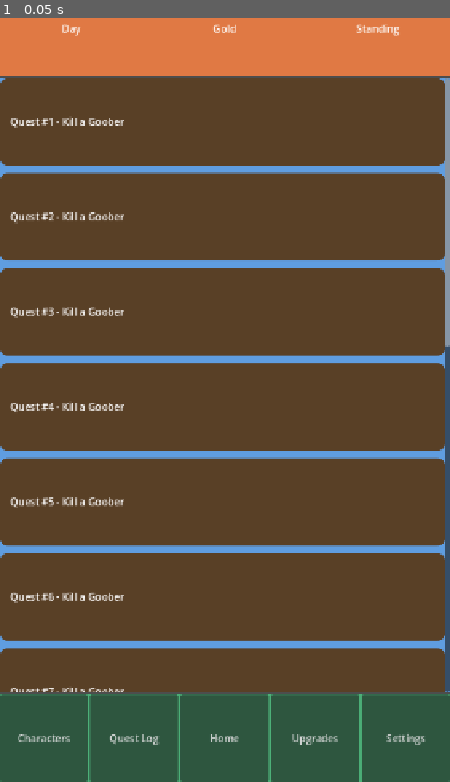
Above: before the commit, frame 1.
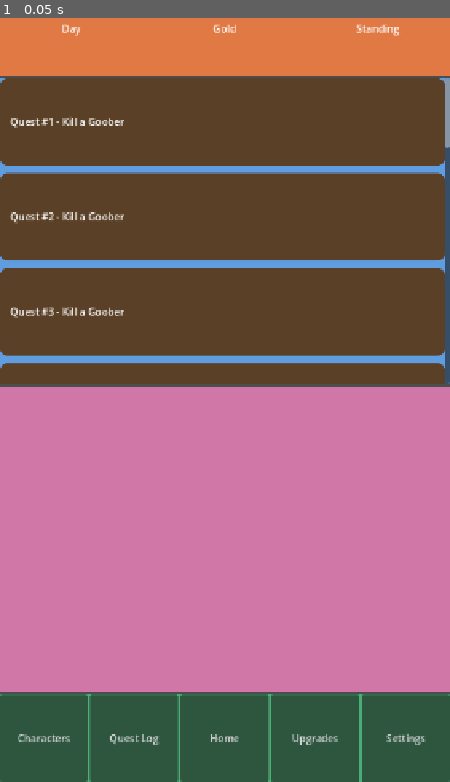
Above: after the commit, the same moment.

Repository: ActuallySanta/Fantasy-Guild-Manager
Game: Godot game, scene res://Scenes/UI/home_ui_prototype.tscn
Same seed, same stepped clock (60 frames per second), same inputs: the game is played once before the commit and once after it. This scene is started directly instead of the project's main scene.
Inputs:
- Up to frame 1 (0.05 s): no input

The runs differ from the first frame. In frame 1, 41% of the frame differs, in the area x 0-100%, y 16-89%.

Commit message:
started making components for UI mockup

Diff:
--- /dev/null
+++ b/Scenes/UI/character_button.tscn
@@ -0,0 +1,7 @@
+[gd_scene format=3 uid="uid://dpm6emiryhpli"]
+
+[ext_resource type="Script" uid="uid://cavuwmefgps7k" path="res://Scripts/UI/character_button.gd" id="1_adgl6"]
+
+[node name="CharacterButton" type="Button" unique_id=392331668]
+custom_minimum_size = Vector2(120, 120)
+script = ExtResource("1_adgl6")
--- /dev/null
+++ b/Scenes/UI/character_slot.tscn
@@ -0,0 +1,12 @@
+[gd_scene format=3 uid="uid://dg4nof6agukj8"]
+
+[ext_resource type="Script" uid="uid://bqq7jgtixa04r" path="res://Scripts/UI/character_slot.gd" id="1_udutr"]
+
+[node name="CharacterSlot" type="Button" unique_id=1702092992]
+custom_minimum_size = Vector2(110, 110)
+offset_right = 110.0
+offset_bottom = 110.0
+tooltip_text = "+ "
+text = "+"
+clip_text = true
+script = ExtResource("1_udutr")
--- a/Scenes/UI/home_ui_prototype.tscn
+++ b/Scenes/UI/home_ui_prototype.tscn
@@ -1,12 +1,15 @@
 [gd_scene format=3 uid="uid://dq7cb1c5woaat"]
 
-[ext_resource type="Script" uid="uid://bhe1jngvui4kr" path="res://Scripts/Test Scripts/test_content.gd" id="1_dh3ed"]
+[ext_resource type="Script" uid="uid://bhe1jngvui4kr" path="res://Scripts/Test Scripts/test_quests.gd" id="1_dh3ed"]
 
 [sub_resource type="StyleBoxFlat" id="StyleBoxFlat_g4v7s"]
 bg_color = Color(0.87635714, 0.47655976, 0.26507115, 1)
 
 [sub_resource type="StyleBoxFlat" id="StyleBoxFlat_yf5fn"]
 bg_color = Color(0.37345314, 0.61593235, 0.87967634, 1)
+
+[sub_resource type="StyleBoxFlat" id="StyleBoxFlat_dh3ed"]
+bg_color = Color(0.81872517, 0.46824145, 0.6578071, 1)
 
 [sub_resource type="StyleBoxFlat" id="StyleBoxFlat_57qmd"]
 bg_color = Color(0.29879028, 0.69022816, 0.47103286, 1)
@@ -75,6 +78,20 @@
 theme_override_constants/separation = 12
 script = ExtResource("1_dh3ed")
 
+[node name="Roster" type="PanelContainer" parent="MarginContainer/VBoxContainer" unique_id=1362079796]
+layout_mode = 2
+size_flags_vertical = 3
+theme_override_styles/panel = SubResource("StyleBoxFlat_dh3ed")
+
+[node name="RosterScroll" type="ScrollContainer" parent="MarginContainer/VBoxContainer/Roster" unique_id=827291821]
+layout_mode = 2
+horizontal_scroll_mode = 0
+
+[node name="CharList" type="VBoxContainer" parent="MarginContainer/VBoxContainer/Roster/RosterScroll" unique_id=160377349]
+layout_mode = 2
+size_flags_horizontal = 3
+theme_override_constants/separation = 12
+
 [node name="NavBar" type="PanelContainer" parent="MarginContainer/VBoxContainer" unique_id=529664223]
 custom_minimum_size = Vector2(0, 140)
 layout_mode = 2
@@ -83,27 +100,27 @@
 [node name="HBoxContainer" type="HBoxContainer" parent="MarginContainer/VBoxContainer/NavBar" unique_id=1453415893]
 layout_mode = 2
 
-[node name="Button" type="Button" parent="MarginContainer/VBoxContainer/NavBar/HBoxContainer" unique_id=491293372]
+[node name="CharButton" type="Button" parent="MarginContainer/VBoxContainer/NavBar/HBoxContainer" unique_id=491293372]
 layout_mode = 2
 size_flags_horizontal = 3
 text = "Characters"
 
-[node name="Button2" type="Button" parent="MarginContainer/VBoxContainer/NavBar/HBoxContainer" unique_id=2100987524]
+[node name="LogButton" type="Button" parent="MarginContainer/VBoxContainer/NavBar/HBoxContainer" unique_id=2100987524]
 layout_mode = 2
 size_flags_horizontal = 3
 text = "Quest Log"
 
-[node name="Button3" type="Button" parent="MarginContainer/VBoxContainer/NavBar/HBoxContainer" unique_id=2031683743]
+[node name="HomeButton" type="Button" parent="MarginContainer/VBoxContainer/NavBar/HBoxContainer" unique_id=2031683743]
 layout_mode = 2
 size_flags_horizontal = 3
 text = "Home"
 
-[node name="Button4" type="Button" parent="MarginContainer/VBoxContainer/NavBar/HBoxContainer" unique_id=97551426]
+[node name="UpgrButton" type="Button" parent="MarginContainer/VBoxContainer/NavBar/HBoxContainer" unique_id=97551426]
 layout_mode = 2
 size_flags_horizontal = 3
 text = "Upgrades"
 
-[node name="Button5" type="Button" parent="MarginContainer/VBoxContainer/NavBar/HBoxContainer" unique_id=1987690344]
+[node name="SetngButton" type="Button" parent="MarginContainer/VBoxContainer/NavBar/HBoxContainer" unique_id=1987690344]
 layout_mode = 2
 size_flags_horizontal = 3
 text = "Settings"
--- /dev/null
+++ b/Scenes/UI/quest_card.tscn
@@ -0,0 +1,55 @@
+[gd_scene format=3 uid="uid://cawb7mk4rfspb"]
+
+[ext_resource type="Script" uid="uid://xg2v4wui5u2f" path="res://Scripts/UI/quest_card.gd" id="1_2l84y"]
+
+[sub_resource type="StyleBoxFlat" id="StyleBoxFlat_g4v7s"]
+content_margin_left = 16.0
+content_margin_top = 16.0
+content_margin_right = 16.0
+content_margin_bottom = 16.0
+bg_color = Color(0.51, 0.32639998, 0.20399998, 1)
+corner_radius_top_left = 12
+corner_radius_top_right = 12
+corner_radius_bottom_right = 12
+corner_radius_bottom_left = 12
+
+[sub_resource type="StyleBoxFlat" id="StyleBoxFlat_yf5fn"]
+bg_color = Color(0.36265266, 0.68963057, 0.33873305, 1)
+
+[node name="QuestCard" type="PanelContainer" unique_id=529307882]
+anchors_preset = 10
+anchor_right = 1.0
+offset_bottom = 134.0
+grow_horizontal = 2
+size_flags_horizontal = 3
+theme_override_styles/panel = SubResource("StyleBoxFlat_g4v7s")
+script = ExtResource("1_2l84y")
+
+[node name="Columns" type="VBoxContainer" parent="." unique_id=176634260]
+layout_mode = 2
+theme_override_constants/separation = 12
+
+[node name="Header" type="HBoxContainer" parent="Columns" unique_id=519207857]
+layout_mode = 2
+theme_override_constants/separation = 16
+
+[node name="TitleLabel" type="Label" parent="Columns/Header" unique_id=1440284809]
+unique_name_in_owner = true
+layout_mode = 2
+size_flags_horizontal = 3
+text = "Quest Title"
+vertical_alignment = 1
+autowrap_mode = 3
+
+[node name="AcceptButton" type="Button" parent="Columns/Header" unique_id=188973484]
+unique_name_in_owner = true
+custom_minimum_size = Vector2(160, 90)
+layout_mode = 2
+theme_override_styles/normal = SubResource("StyleBoxFlat_yf5fn")
+text = "Accept"
+
+[node name="SlotRow" type="HFlowContainer" parent="Columns" unique_id=851287851]
+unique_name_in_owner = true
+layout_mode = 2
+theme_override_constants/h_separation = 12
+theme_override_constants/v_separation = 12
--- /dev/null
+++ b/Scripts/Test Scripts/test_quest_card.gd
@@ -0,0 +1,88 @@
+# Creates a template for quests on the UI with
+# an accept button and slots to assign characters
+class_name QuestCard
+
+extends PanelContainer
+
+# triggers when play accepts quest
+signal accepted(quest)
+
+# triggers when a character is added or removed from quest
+# the party array is the characters that are in the slots
+# for the quest
+signal party_changed(quest, party: Array)
+
+var quest
+
+# keeps track of the cards slots
+var slots: Array[CharacterSlot] = []
+
+# refs to nodes we need to change later
+var _accept_button: Button
+var _slot_row: HFlowContainer
+
+# called by quest_list.gd after creating the card
+func setup(data) -> void:
+	quest = data
+	_build()
+
+# build card at runtime instead of new scene (lowkey might change later)
+func _build() -> void:
+	# Stretch the card across the full width of the list.
+	size_flags_horizontal = Control.SIZE_EXPAND_FILL
+
+	# Card background
+	var style := StyleBoxFlat.new()
+	style.bg_color = Color(0.35, 0.25, 0.15)
+	style.set_corner_radius_all(12)
+	style.set_content_margin_all(16)
+	add_theme_stylebox_override("panel", style)
+
+	# The card holds one column: header on top, slots underneath.
+	var column := VBoxContainer.new()
+	column.add_theme_constant_override("separation", 12)
+	add_child(column)
+
+	# header row
+	var header := HBoxContainer.new()
+	header.add_theme_constant_override("separation", 16)
+	column.add_child(header)
+	var title := Label.new()
+	title.text = str(quest.get("title"))
+	title.size_flags_horizontal = Control.SIZE_EXPAND_FILL
+	title.vertical_alignment = VERTICAL_ALIGNMENT_CENTER
+	title.autowrap_mode = TextServer.AUTOWRAP_WORD_SMART
+	header.add_child(title)
+	_accept_button = Button.new()
+	_accept_button.text = "Accept"
+	_accept_button.custom_minimum_size = Vector2(160, 90)
+	_accept_button.pressed.connect(_on_accept_pressed)
+	header.add_child(_accept_button)
+
+	# slot row
+	_slot_row = HFlowContainer.new()
+	_slot_row.add_theme_constant_override("h_separation", 12)
+	_slot_row.add_theme_constant_override("v_separation", 12)
+	_slot_row.visible = false
+	column.add_child(_slot_row)
+
+	# Make as many slots as the quest asks for.
+	for i in int(quest.get("slots")):
+		var slot := CharacterSlot.new()
+		slot.changed.connect(_on_slot_changed)
+		_slot_row.add_child(slot)
+		slots.append(slot)
+
+# Runs when the Accept/Cancel button is pressed
+# toggles between open and closed
+func _on_accept_pressed() -> void:
+	var is_open := not _slot_row.visible
+	_slow_row.visible = is_open
+	_accept_button.text = "Cancel" if is_open else "Accept"
+
+	if is_open:
+		accepted.emit(quest)
+	else:
+		# Empty every slot and send characters back
+		for slot in slots:
+			slot.assign(null)
--- /dev/null
+++ b/Scripts/UI/character_button.gd
@@ -0,0 +1,11 @@
+extends Button
+
+
+# Called when the node enters the scene tree for the first time.
+func _ready() -> void:
+	pass # Replace with function body.
+
+
+# Called every frame. 'delta' is the elapsed time since the previous frame.
+func _process(delta: float) -> void:
+	pass
--- /dev/null
+++ b/Scripts/UI/character_slot.gd
@@ -0,0 +1,11 @@
+extends Button
+
+
+# Called when the node enters the scene tree for the first time.
+func _ready() -> void:
+	pass # Replace with function body.
+
+
+# Called every frame. 'delta' is the elapsed time since the previous frame.
+func _process(delta: float) -> void:
+	pass
--- /dev/null
+++ b/Scripts/UI/quest_card.gd
@@ -0,0 +1,11 @@
+extends PanelContainer
+
+
+# Called when the node enters the scene tree for the first time.
+func _ready() -> void:
+	pass # Replace with function body.
+
+
+# Called every frame. 'delta' is the elapsed time since the previous frame.
+func _process(delta: float) -> void:
+	pass
--- a/project.godot
+++ b/project.godot
@@ -18,6 +18,7 @@
 [autoload]
 
 ExternalContentContainer="*uid://bae36g2i7jnyo"
+CharacterContainer="*uid://2a60tdtp51bo"
 
 [display]
 
@@ -39,6 +40,10 @@
 ]
 }
 
+[input_devices]
+
+pointing/emulate_touch_from_mouse=true
+
 [physics]
 
 3d/physics_engine="Jolt Physics"
Not shown, added: Scripts/Test Scripts/test_quest_card.gd.uid
Renamed: Scripts/Test Scripts/test_content.gd -> Scripts/Test Scripts/test_quests.gd
Renamed: Scripts/Test Scripts/test_content.gd.uid -> Scripts/Test Scripts/test_quests.gd.uid
Not shown, added: Scripts/UI/character_button.gd.uid
Not shown, added: Scripts/UI/character_slot.gd.uid
Not shown, added: Scripts/UI/quest_card.gd.uid
